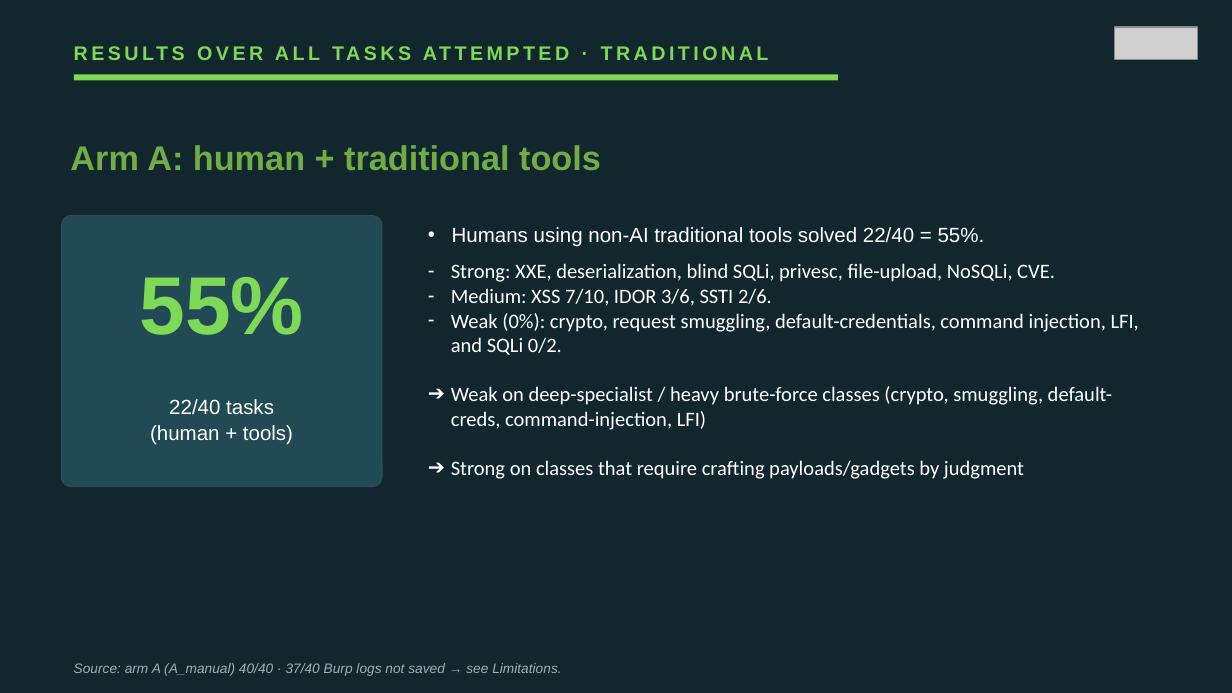
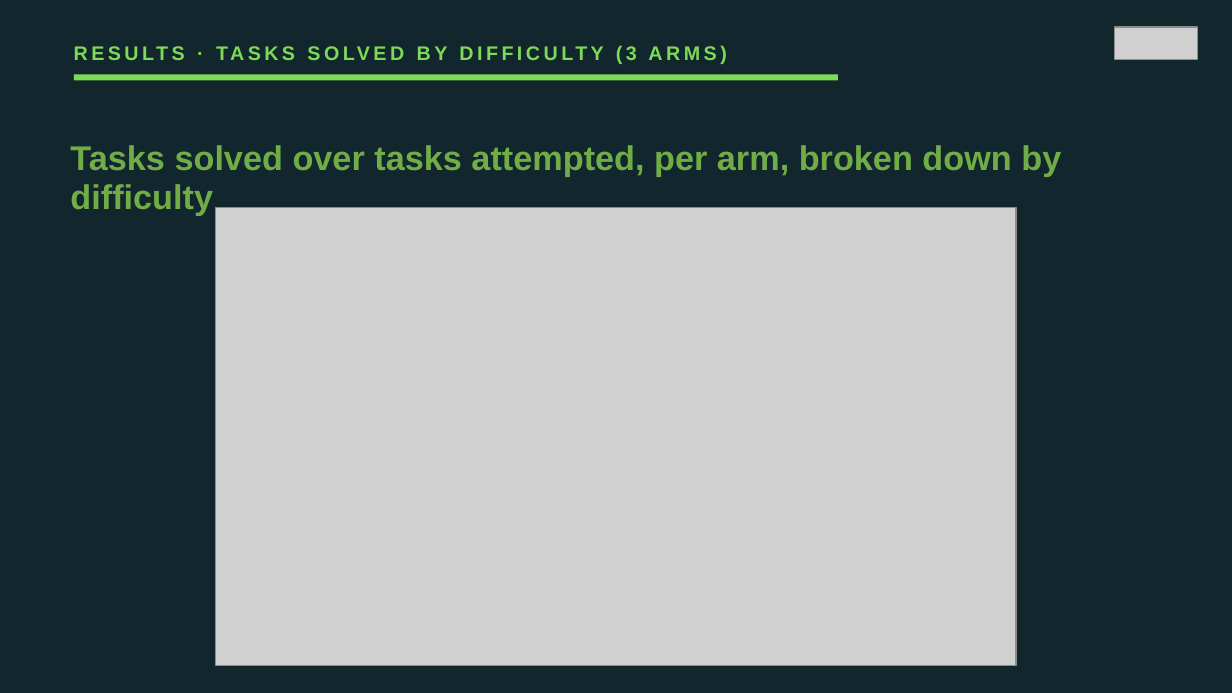
Before and after one commit to VuNguyenBinh/KLTN-FA26, a slide deck: slide 14 of Slide/KTLN_slide_EN.pptx. Drawn at 1232x693 pixels with LibreOffice and Linux fonts; fonts in the diff are those of the drawing; grey boxes stand for pictures. Boxes give left, top, right and bottom in pixels: in the first picture for what was removed or moved away, otherwise in the second. Text is boxed around its words. In the diff, an @@ line names an element or a change of style, - is before the commit and + after.

```diff
--- a/Slide/KTLN_slide_EN.pptx
+++ b/Slide/KTLN_slide_EN.pptx
@@ text at (626, 46, 637, 60): text changed @@
-RESULTS OVER ALL TASKS ATTEMPTED · TRADITIONAL
+RESULTS · TASKS SOLVED BY DIFFICULTY (3 ARMS)
@@ text at (70, 145, 1061, 215): text changed @@
-Arm A: human + traditional tools
+Tasks solved over tasks attempted, per arm, broken down by difficulty
@@ picture added at (216, 208, 1016, 665) @@
@@ rounded rectangle removed at (62, 216, 382, 487) @@
@@ text removed at (451, 227, 1139, 479) @@
-• Humans using non-AI traditional tools solved 22/40 = 55%.
-– Strong: XXE, deserialization, blind SQLi, privesc, file-upload, NoSQLi, CVE.
-– Medium: XSS 7/10, IDOR 3/6, SSTI 2/6.
-– Weak (0%): crypto, request smuggling, default-credentials, command injection, LFI, and SQLi 0/2.
-➔ Weak on deep-specialist / heavy brute-force classes (crypto, smuggling, default-creds, command-injection, LFI)
-➔ Strong on classes that require crafting payloads/gadgets by judgment
@@ text removed at (140, 277, 304, 335) @@
-55%
@@ text removed at (150, 399, 293, 445) @@
-22/40 tasks
-(human + tools)
@@ text removed at (74, 663, 561, 676) @@
-Source: arm A (A_manual) 40/40 · 37/40 Burp logs not saved → see Limitations.
```
Also in this commit, not shown: 6 other slides changed, 2 slides removed, 2 other files.
